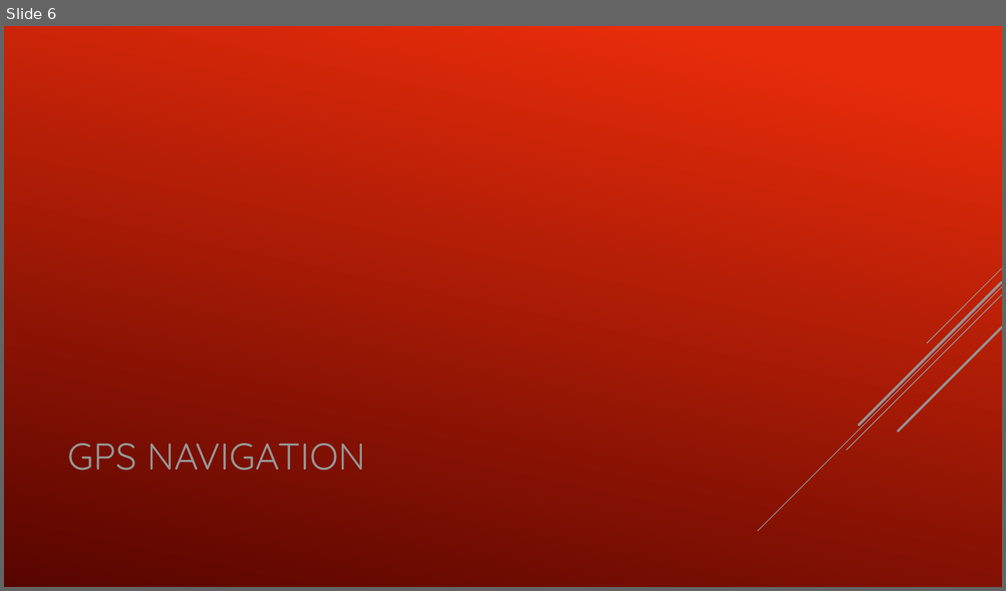
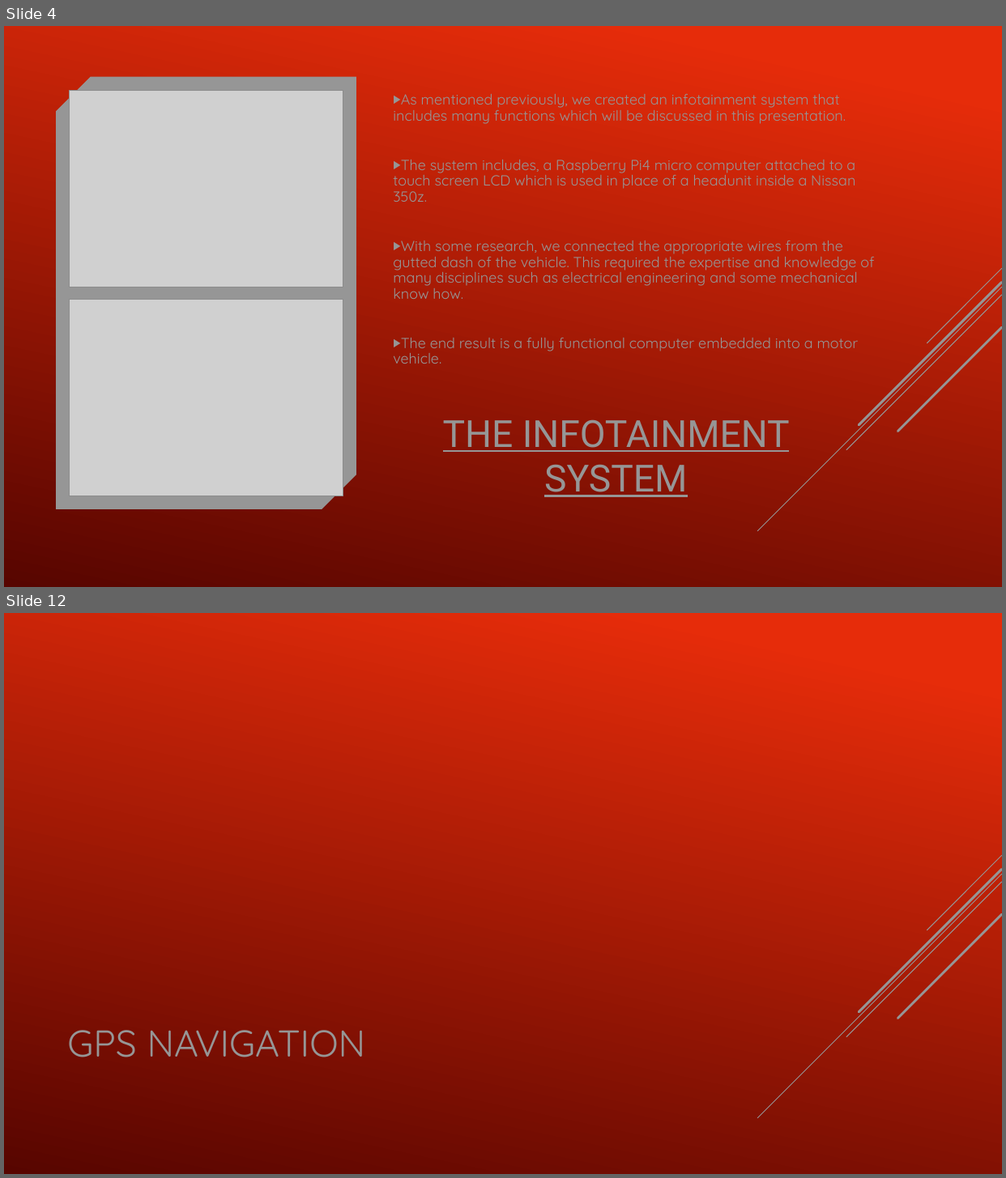
Before and after one commit to Joshua-Bonner/OpenZ, a slide deck: Presentation/OpenZ.pptx. Shown one above the other, each under a label of ours: slide 6 before the commit, slides 4 and 12 after it; the slides between them are not shown. The pictures are 1006x591 and 1006x1178 pixels, drawn with LibreOffice and Linux fonts; fonts in the diff are those of the drawing; grey boxes stand for pictures. Boxes give left, top, right and bottom in pixels: in the first picture for what was removed or moved away, otherwise in the second. Text is boxed around its words. In the diff, an @@ line names an element or a change of style, - is before the commit and + after.

```diff
--- a/Presentation/OpenZ.pptx
+++ b/Presentation/OpenZ.pptx
@@ slide 4 added at bbox=[4, 26, 1002, 587], background gradient #E52C0B to #580500 @@
@@ snip diag rect added at bbox=[56, 77, 356, 510], fill #969696 @@
@@ picture added at bbox=[70, 90, 343, 288] @@
@@ text added at bbox=[393, 94, 874, 364], 14 pt, text #969696 @@
+▶ As mentioned previously, we created an infotainment system that includes many functions which will be discussed in this presentation.
+▶ The system includes, a Raspberry Pi4 micro computer attached to a touch screen LCD which is used in place of a headunit inside a Nissan 350z.
+▶ With some research, we connected the appropriate wires from the gutted dash of the vehicle. This required the expertise and knowledge of many disciplines such as electrical engineering and some mechanical know how.
+▶ The end result is a fully functional computer embedded into a motor vehicle.
@@ picture added at bbox=[70, 300, 343, 496] @@
@@ group added at bbox=[758, 268, 1002, 531]: 5 lines @@
@@ title added at bbox=[443, 420, 790, 497], 36 pt, text #969696, underline @@
+THE INFOTAINMENT SYSTEM
@@ what was slide 6 is now slide 12 @@
```
Also in this commit, not shown: 4 slides changed, 6 other slides added, 2 slides removed.
